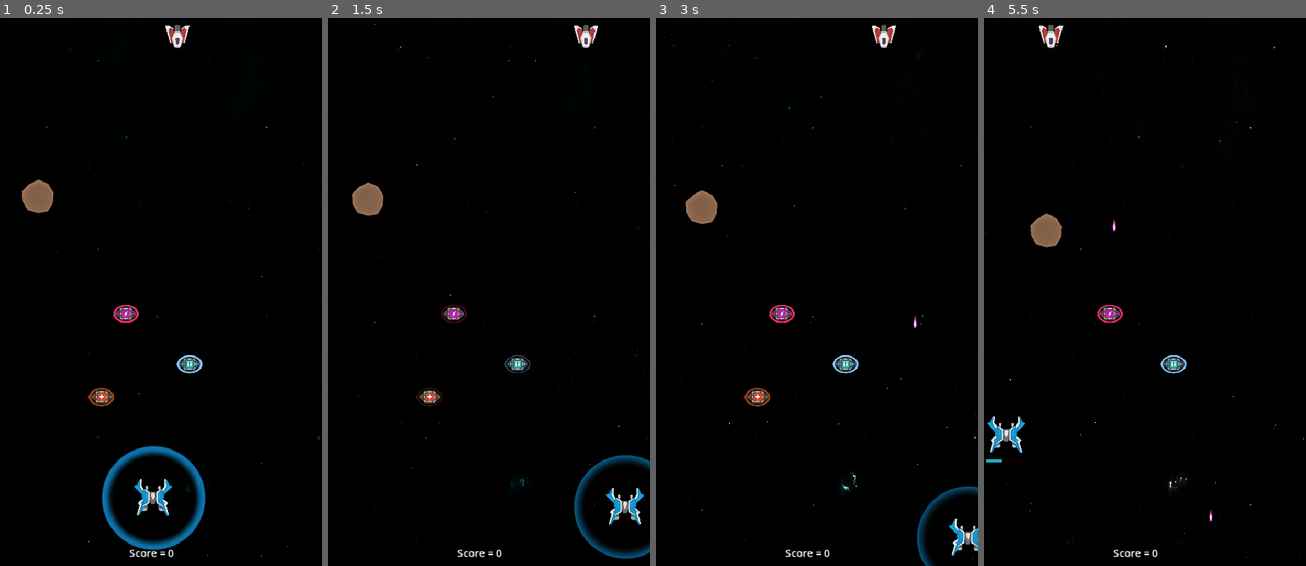
Above: before the commit, frames 1-4 (left to right).
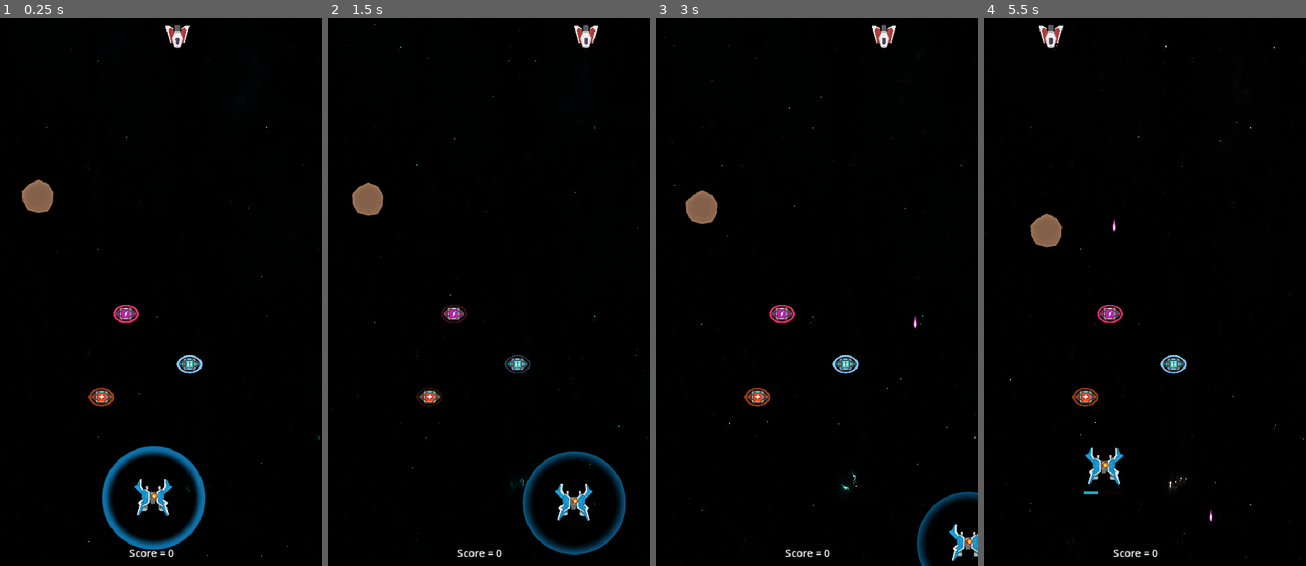
Above: after the commit, the same moments.

Repository: MauroCastro1705/Juego-motores
Game: Godot game, scene res://niveles/nivel-1.tscn
Two runs of this game, one before a commit and one after it. Both use one fixed random seed, a clock stepped at 60 frames per second and the inputs below.
Inputs:
- Up to frame 1 (0.25 s): no input
- Up to frame 2 (1.5 s): hold Right (derecha) 0.53-1.28 s; hold Space (disparar) 0.53-1.28 s; hold S (abajo) from 1.28 s (still down); tap Space (disparar) at 1.35 s
- Up to frame 3 (3 s): release S (abajo) at 2.03 s; hold Right (derecha) 2.03-2.78 s; hold Space (disparar) 2.03-2.78 s; hold W (arriba) from 2.78 s (still down); tap Space (disparar) at 2.85 s
- Up to frame 4 (5.5 s): release W (arriba) at 3.53 s; hold Space (disparar) 3.53-4.28 s; hold A (izquierda) 3.53-5.03 s; tap Space (disparar) at 4.35 s; hold S (abajo) from 5.03 s (still down); hold Space (disparar) from 5.03 s (still down)

The runs differ from the first frame. In frame 1, less than 0.1% of the frame differs, in the area x 46-50%, y 86-88%; in frame 2, 2.7%, in the area x 60-100%, y 79-99%; in frame 3, 0.8%; in frame 4, 1.0%.

Commit message:
Add explosion animation on player and enemy death
Implemented explosion animations for both the player and enemy when their health reaches zero. Updated scene files to include AnimatedSprite2D nodes with explosion frames, and modified scripts to handle showing, playing, and awaiting the animation before removing the node. Also adjusted player movement parameters and improved damage feedback with a red flash effect.

Diff:
--- a/enemigos/enemigo-1.tscn
+++ b/enemigos/enemigo-1.tscn
@@ -1,8 +1,17 @@
-[gd_scene load_steps=6 format=3 uid="uid://clmjuj1itk38j"]
+[gd_scene load_steps=16 format=3 uid="uid://clmjuj1itk38j"]
 
 [ext_resource type="Script" uid="uid://cghrs2gfuwtw2" path="res://enemigos/enemigo_1.gd" id="1_6glxd"]
 [ext_resource type="Texture2D" uid="uid://crio14v1vt34a" path="res://Assets/Sprites/Ships/spaceShips_001.png" id="1_pb86c"]
 [ext_resource type="PackedScene" uid="uid://bcphjfe43x6ek" path="res://enemigos/balas_enemigos/bala_enemigo_1.tscn" id="2_aa4yf"]
+[ext_resource type="Texture2D" uid="uid://btd28fh336jgl" path="res://Assets/balas y explosiones/Explosion01_Frame_01_png_processed.png" id="4_244ec"]
+[ext_resource type="Texture2D" uid="uid://bnrkl4o3khhgs" path="res://Assets/balas y explosiones/Explosion01_Frame_02_png_processed.png" id="5_xlwoh"]
+[ext_resource type="Texture2D" uid="uid://dvxqmkrogbe7x" path="res://Assets/balas y explosiones/Explosion01_Frame_03_png_processed.png" id="6_jpe8x"]
+[ext_resource type="Texture2D" uid="uid://b3a5lcqbbjwie" path="res://Assets/balas y explosiones/Explosion01_Frame_04_png_processed.png" id="7_mp0ay"]
+[ext_resource type="Texture2D" uid="uid://bm5axmmhng2um" path="res://Assets/balas y explosiones/Explosion01_Frame_05_png_processed.png" id="8_iwk6b"]
+[ext_resource type="Texture2D" uid="uid://gp3wjkf4uxyh" path="res://Assets/balas y explosiones/Explosion01_Frame_06_png_processed.png" id="9_ggib8"]
+[ext_resource type="Texture2D" uid="uid://duhj7b5e24aot" path="res://Assets/balas y explosiones/Explosion01_Frame_07_png_processed.png" id="10_83kxa"]
+[ext_resource type="Texture2D" uid="uid://biflonoym5ird" path="res://Assets/balas y explosiones/Explosion01_Frame_08_png_processed.png" id="11_bjh2f"]
+[ext_resource type="Texture2D" uid="uid://bp6duhljkxgm" path="res://Assets/balas y explosiones/Explosion01_Frame_09_png_processed.png" id="12_qgpt8"]
 
 [sub_resource type="CapsuleShape2D" id="CapsuleShape2D_6glxd"]
 radius = 15.0
@@ -10,6 +19,46 @@
 
 [sub_resource type="CircleShape2D" id="CircleShape2D_6glxd"]
 radius = 17.0294
+
+[sub_resource type="SpriteFrames" id="SpriteFrames_w3fm8"]
+animations = [{
+"frames": [{
+"duration": 1.0,
+"texture": ExtResource("4_244ec")
+}, {
+"duration": 1.0,
+"texture": ExtResource("5_xlwoh")
+}, {
+"duration": 1.0,
+"texture": ExtResource("6_jpe8x")
+}, {
+"duration": 1.0,
+"texture": ExtResource("7_mp0ay")
+}, {
+"duration": 1.0,
+"texture": ExtResource("8_iwk6b")
+}, {
+"duration": 1.0,
+"texture": ExtResource("9_ggib8")
+}, {
+"duration": 1.0,
+"texture": ExtResource("10_83kxa")
+}, {
+"duration": 1.0,
+"texture": ExtResource("11_bjh2f")
+}, {
+"duration": 1.0,
+"texture": ExtResource("12_qgpt8")
+}],
+"loop": false,
+"name": &"muerte",
+"speed": 15.0
+}, {
+"frames": [],
+"loop": true,
+"name": &"new_animation",
+"speed": 5.0
+}]
 
 [node name="Enemigo-1" type="CharacterBody2D"]
 script = ExtResource("1_6glxd")
@@ -20,6 +69,7 @@
 texture = ExtResource("1_pb86c")
 
 [node name="CollisionShape2D" type="CollisionShape2D" parent="."]
+visible = false
 shape = SubResource("CapsuleShape2D_6glxd")
 debug_color = Color(0.894717, 0.266944, 0.455778, 0.42)
 
@@ -28,7 +78,14 @@
 [node name="area_damage" type="Area2D" parent="."]
 
 [node name="CollisionShape2D" type="CollisionShape2D" parent="area_damage"]
+visible = false
 shape = SubResource("CircleShape2D_6glxd")
 
+[node name="AnimatedSprite2D" type="AnimatedSprite2D" parent="."]
+visible = false
+position = Vector2(2, -2)
+sprite_frames = SubResource("SpriteFrames_w3fm8")
+animation = &"new_animation"
+
 [connection signal="timeout" from="Timer_disparo" to="." method="_on_timer_disparo_timeout"]
-[connection signal="body_entered" from="area_damage" to="." method="_on_area_damage_body_entered"]
+[connection signal="area_entered" from="area_damage" to="." method="_on_area_damage_area_entered"]
--- a/enemigos/enemigo_1.gd
+++ b/enemigos/enemigo_1.gd
@@ -5,7 +5,8 @@
 @export var fire_rate: float = 1.5   # Tiempo entre disparos
 @export var bala_enemigo: PackedScene   # Escena de bala exportada
 @onready var vida_local = Global.vida_enemigo1
-
+@onready var sprite_explosion = $AnimatedSprite2D
+@onready var sprite_nave = $SpaceShips001
 var movement_direction := 1 # 1 = derecha, -1 = izquierda
 var start_position_x: float # Para controlar el rango de movimiento
 
@@ -37,12 +38,23 @@
 	_shoot()
 
 
-func _on_area_damage_body_entered(body: Node2D) -> void:
-	if body.is_in_group("bala_player"):
+func _check_muerte():
+	if vida_local == 0:
+		sprite_nave.hide()
+		sprite_explosion.show()
+		sprite_explosion.play("muerte")
+		Global._update_score(Global.puntaje_enemigo1)
+		await sprite_explosion.animation_finished	# Esperar que termine la animación antes de destruir
+		queue_free()
+
+
+func _on_area_damage_area_entered(area: Area2D) -> void:
+	if area.is_in_group("bala_player"):
 		vida_local -= 1
+		_titilar_rojo()
 		_check_muerte()
 
-func _check_muerte():
-	if vida_local == 0:
-		queue_free()
-		Global._update_score(Global.puntaje_enemigo1)
+func _titilar_rojo():
+	sprite_nave.modulate = Color(1, 0, 0)
+	await get_tree().create_timer(0.1).timeout
+	sprite_nave.modulate = Color(1, 1, 1)
--- a/jugador/jugador.gd
+++ b/jugador/jugador.gd
@@ -1,11 +1,15 @@
 extends CharacterBody2D
 
-@export var max_speed: float = 300.0     # Velocidad máxima
-@export var aceleracion: float = 900.0   # Qué tan rápido acelera
-@export var frenado: float = 800.0      # Qué tan rápido se frena
+@export var max_speed: float = 200.0     # Velocidad máxima
+@export var aceleracion: float = 500.0   # Qué tan rápido acelera
+@export var frenado: float = 600.0      # Qué tan rápido se frena
 @export var vida_player:int = 3
 @export var vida_escudo:int = 1
+var vida_actual
+@onready var player_murio:bool = false
 
+@onready var sprite_nave = $PlayerShip
+@onready var sprite_explosion = $AnimatedSprite2D
 #armas
 @onready var cañon1 = $Marker2D #para instanciar balas
 @onready var cañon2 = $Marker2D2
@@ -38,6 +42,7 @@
 	fire_rate_timer.wait_time = fire_rate_normal
 	max_energy_bar.visible = false
 	max_energy_label.visible = false
+	vida_actual = vida_player
 
 func _physics_process(delta):
 	var input_vector = Vector2.ZERO
@@ -48,6 +53,7 @@
 	move_and_slide()
 	_handle_barra_escudo()
 	_handle_max_energy()
+	_game_over()
 
 func _handle_movement(input_vector, delta):
 	if input_vector != Vector2.ZERO:
@@ -155,3 +161,29 @@
 	else:
 		max_energy_bar.visible = false
 		max_energy_label.visible = false
+
+
+func _titilar_rojo():
+	sprite_nave.modulate = Color(1, 0, 0)
+	await get_tree().create_timer(0.1).timeout
+	sprite_nave.modulate = Color(1, 1, 1)
+
+func _on_area_2d_area_entered(area: Area2D) -> void:
+	if area.is_in_group("bala_enemigo"):
+		vida_actual -= 1
+		_titilar_rojo()
+		area.queue_free()
+		_check_muerte_player()
+
+func _check_muerte_player():
+	if vida_actual == 0:
+		print("player murio")
+		player_murio = true
+		sprite_nave.hide()
+		sprite_explosion.show()
+		sprite_explosion.play("muerte")
+		await sprite_explosion.animation_finished	# Esperar que termine la animación antes de destruir
+
+func _game_over():
+	if player_murio:
+		pass
--- a/jugador/jugador.tscn
+++ b/jugador/jugador.tscn
@@ -1,9 +1,18 @@
-[gd_scene load_steps=11 format=3 uid="uid://cogoxtxt25e1a"]
+[gd_scene load_steps=22 format=3 uid="uid://cogoxtxt25e1a"]
 
 [ext_resource type="Script" uid="uid://cdototyscoliu" path="res://jugador/jugador.gd" id="1_5vouv"]
 [ext_resource type="Texture2D" uid="uid://dbfk4uqaslqrj" path="res://Assets/Sprites/player_ship.png" id="2_5vouv"]
 [ext_resource type="PackedScene" uid="uid://bd5in6gsfu1qe" path="res://jugador/bala_player_1.tscn" id="2_im34r"]
 [ext_resource type="Material" uid="uid://eq6vn7angv0h" path="res://Shaders/escudo_energia.tres" id="3_im34r"]
+[ext_resource type="Texture2D" uid="uid://btd28fh336jgl" path="res://Assets/balas y explosiones/Explosion01_Frame_01_png_processed.png" id="5_slyet"]
+[ext_resource type="Texture2D" uid="uid://bnrkl4o3khhgs" path="res://Assets/balas y explosiones/Explosion01_Frame_02_png_processed.png" id="6_mk724"]
+[ext_resource type="Texture2D" uid="uid://dvxqmkrogbe7x" path="res://Assets/balas y explosiones/Explosion01_Frame_03_png_processed.png" id="7_vmphg"]
+[ext_resource type="Texture2D" uid="uid://b3a5lcqbbjwie" path="res://Assets/balas y explosiones/Explosion01_Frame_04_png_processed.png" id="8_5iu33"]
+[ext_resource type="Texture2D" uid="uid://bm5axmmhng2um" path="res://Assets/balas y explosiones/Explosion01_Frame_05_png_processed.png" id="9_llqwg"]
+[ext_resource type="Texture2D" uid="uid://gp3wjkf4uxyh" path="res://Assets/balas y explosiones/Explosion01_Frame_06_png_processed.png" id="10_ifo1j"]
+[ext_resource type="Texture2D" uid="uid://duhj7b5e24aot" path="res://Assets/balas y explosiones/Explosion01_Frame_07_png_processed.png" id="11_jcs7t"]
+[ext_resource type="Texture2D" uid="uid://biflonoym5ird" path="res://Assets/balas y explosiones/Explosion01_Frame_08_png_processed.png" id="12_s00yy"]
+[ext_resource type="Texture2D" uid="uid://bp6duhljkxgm" path="res://Assets/balas y explosiones/Explosion01_Frame_09_png_processed.png" id="13_f7jpx"]
 
 [sub_resource type="CircleShape2D" id="CircleShape2D_dapwa"]
 radius = 22.0907
@@ -22,6 +31,45 @@
 
 [sub_resource type="StyleBoxFlat" id="StyleBoxFlat_xreb1"]
 bg_color = Color(0.636841, 0.0458966, 0.24097, 1)
+
+[sub_resource type="CapsuleShape2D" id="CapsuleShape2D_a407c"]
+radius = 21.9907
+height = 43.9813
+
+[sub_resource type="SpriteFrames" id="SpriteFrames_1dy1v"]
+animations = [{
+"frames": [{
+"duration": 1.0,
+"texture": ExtResource("5_slyet")
+}, {
+"duration": 1.0,
+"texture": ExtResource("6_mk724")
+}, {
+"duration": 1.0,
+"texture": ExtResource("7_vmphg")
+}, {
+"duration": 1.0,
+"texture": ExtResource("8_5iu33")
+}, {
+"duration": 1.0,
+"texture": ExtResource("9_llqwg")
+}, {
+"duration": 1.0,
+"texture": ExtResource("10_ifo1j")
+}, {
+"duration": 1.0,
+"texture": ExtResource("11_jcs7t")
+}, {
+"duration": 1.0,
+"texture": ExtResource("12_s00yy")
+}, {
+"duration": 1.0,
+"texture": ExtResource("13_f7jpx")
+}],
+"loop": true,
+"name": &"muerte",
+"speed": 15.0
+}]
 
 [node name="Jugador" type="CharacterBody2D" groups=["jugador"]]
 rotation = -3.13306
@@ -101,7 +149,20 @@
 theme_override_font_sizes/font_size = 50
 text = "MAX ENERGY MODE!"
 
+[node name="Area2D" type="Area2D" parent="."]
+
+[node name="CollisionShape2D" type="CollisionShape2D" parent="Area2D"]
+shape = SubResource("CapsuleShape2D_a407c")
+debug_color = Color(0.918914, 0.218974, 0.461204, 0.42)
+
+[node name="AnimatedSprite2D" type="AnimatedSprite2D" parent="."]
+position = Vector2(-2.38419e-07, 2.38419e-07)
+scale = Vector2(1.27359, 1.27359)
+sprite_frames = SubResource("SpriteFrames_1dy1v")
+animation = &"muerte"
+
 [connection signal="timeout" from="Timer_escudo" to="." method="_on_timer_timeout"]
 [connection signal="area_entered" from="escudo" to="." method="_on_escudo_area_entered"]
 [connection signal="timeout" from="fire_rate" to="." method="_on_fire_rate_timeout"]
 [connection signal="timeout" from="max_energy_timer" to="." method="_on_max_energy_timer_timeout"]
+[connection signal="area_entered" from="Area2D" to="." method="_on_area_2d_area_entered"]
